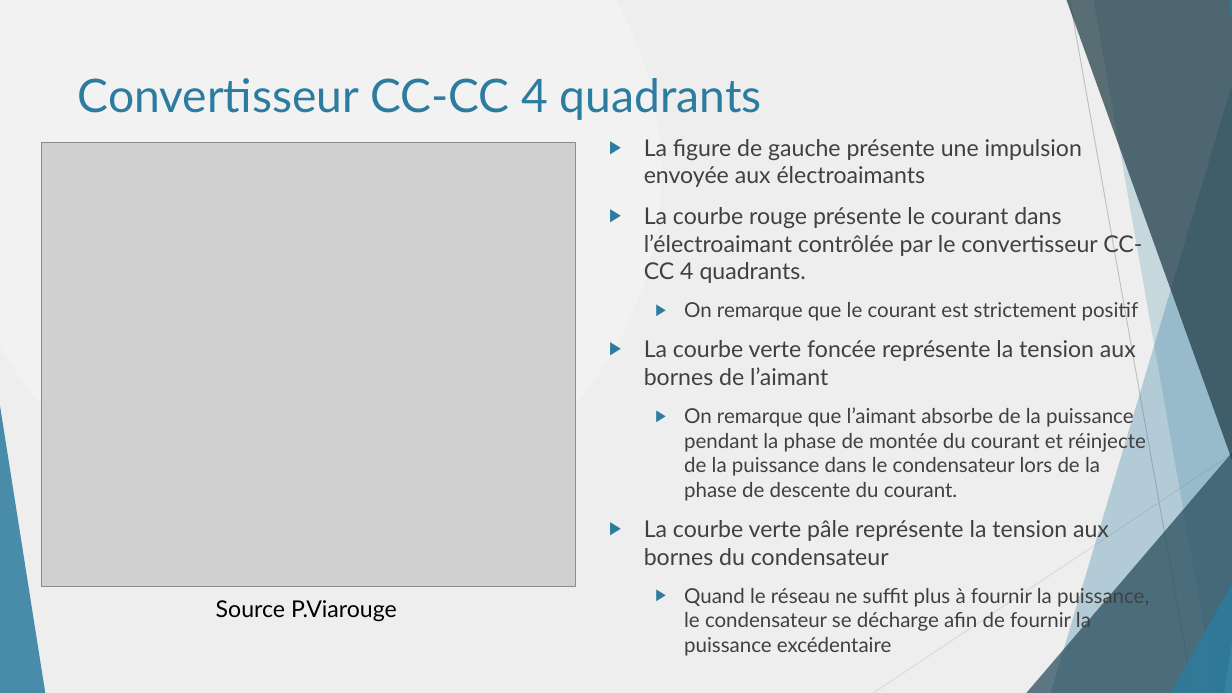
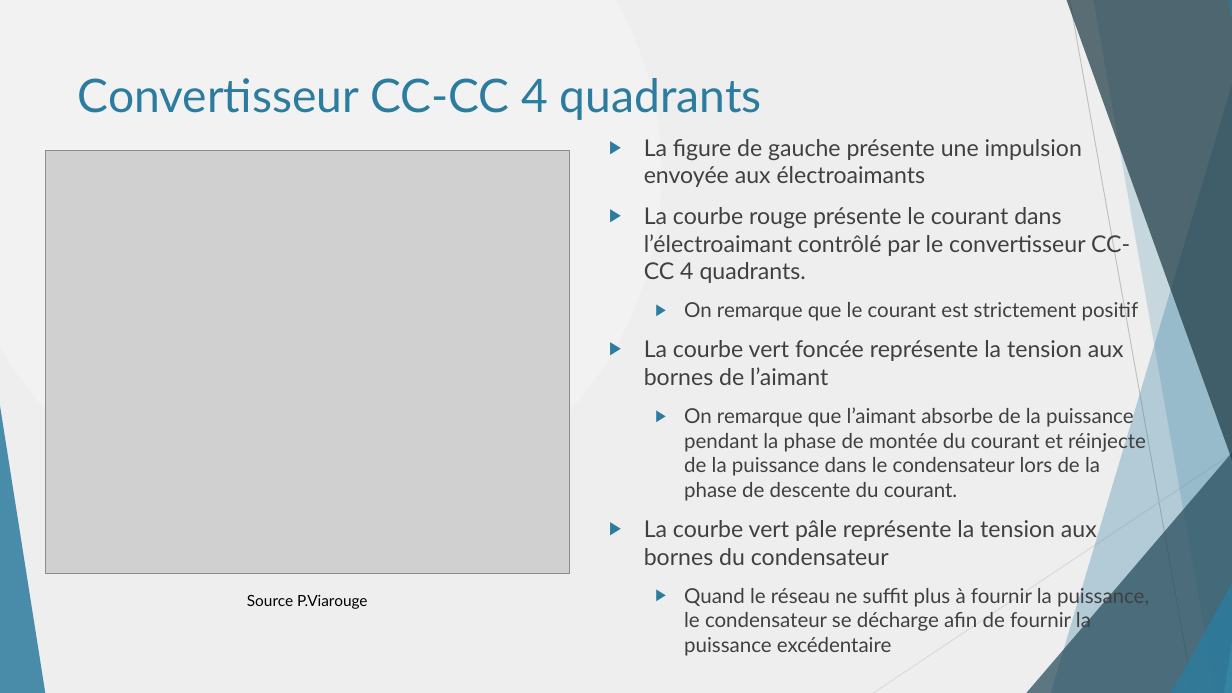
Before and after one commit to danthib76/DesignIV, a slide deck: slide 10 of Remise/Remise 1/Presentation_Remise_1.pptx. Drawn at 1232x693 pixels with LibreOffice and Linux fonts; fonts in the diff are those of the drawing; grey boxes stand for pictures. Boxes give left, top, right and bottom in pixels: in the first picture for what was removed or moved away, otherwise in the second. Text is boxed around its words. In the diff, an @@ line names an element or a change of style, - is before the commit and + after.

```diff
--- a/Remise/Remise 1/Presentation_Remise_1.pptx
+++ b/Remise/Remise 1/Presentation_Remise_1.pptx
@@ picture: place and size @@
-picture at [42,142,576,587]
+picture at [46,151,570,574]
@@ text at [644,207,1130,283]: text changed @@
-▶ La courbe rouge présente le courant dans l’électroaimant contrôlée par le convertisseur CC-CC 4 quadrants.
+▶ La courbe rouge présente le courant dans l’électroaimant contrôlé par le convertisseur CC-CC 4 quadrants.
@@ text at [644,340,1124,385]: text changed @@
-▶ La courbe verte foncée représente la tension aux bornes de l’aimant
+▶ La courbe vert foncée représente la tension aux bornes de l’aimant
@@ text at [644,520,1097,565]: text changed @@
-▶ La courbe verte pâle représente la tension aux bornes du condensateur
+▶ La courbe vert pâle représente la tension aux bornes du condensateur
@@ text "Source P.Viarouge": place and size @@
-text "Source P.Viarouge" at [216,600,397,622]
+text "Source P.Viarouge" at [247,595,368,609]
@@ text "Source P.Viarouge" at [247,595,368,609]: size 18 to 12 pt @@
```
Also in this commit, not shown: 15 other slides changed, 1 other file.
